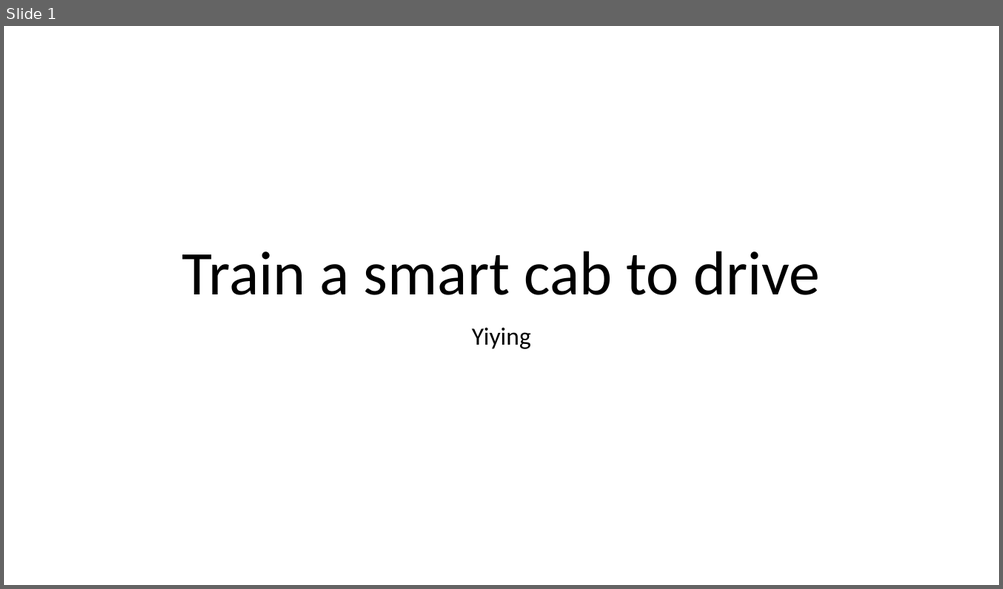
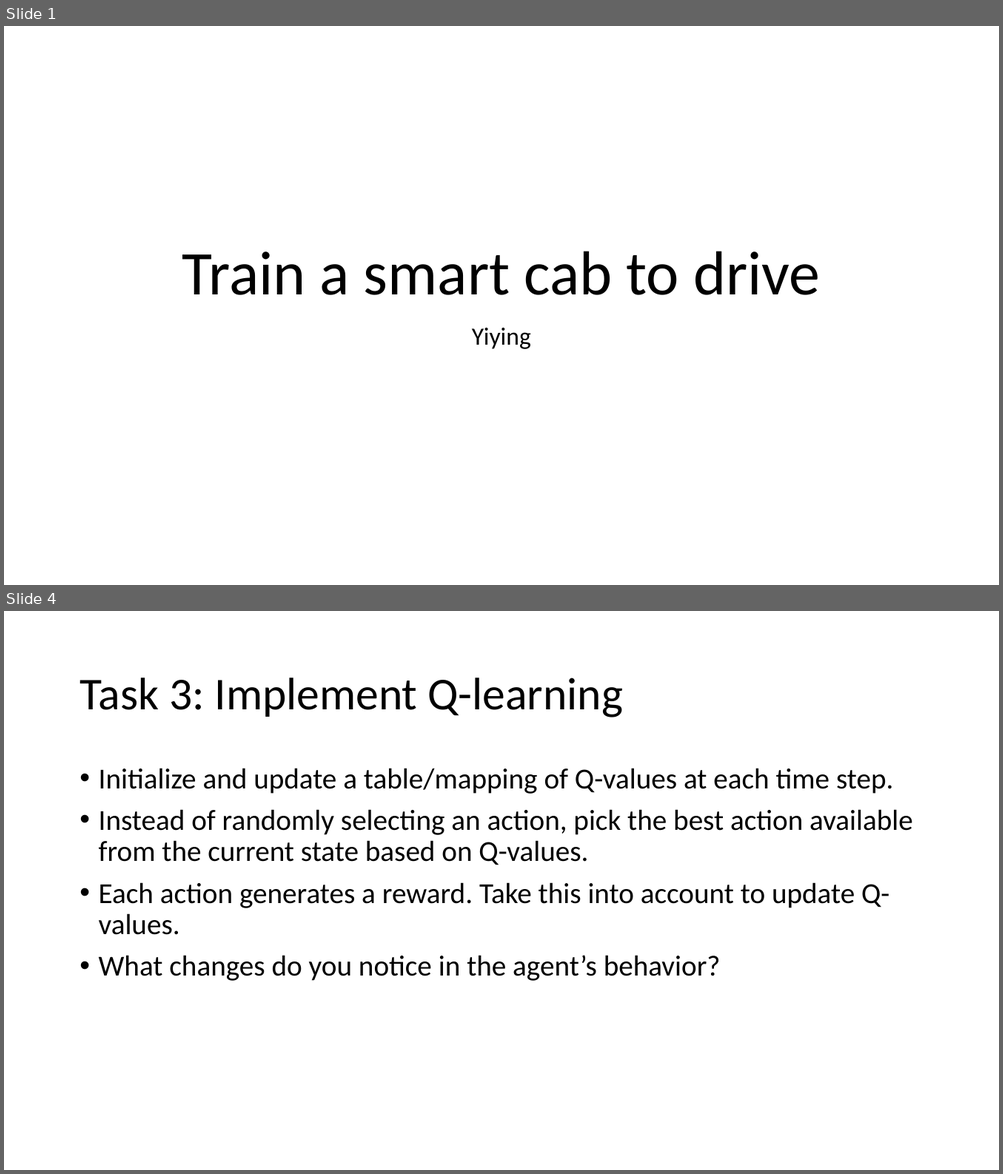
Before and after one commit to YiyingW/Train-a-smart-cab-to-drive, a slide deck: smartcab.pptx. Shown one above the other, each under a label of ours: slide 1 before the commit, slides 1 and 4 after it; the slides between them are not shown. The pictures are 1003x589 and 1003x1174 pixels, drawn with LibreOffice and Linux fonts; fonts in the diff are those of the drawing. Boxes give left, top, right and bottom in pixels: in the first picture for what was removed or moved away, otherwise in the second. Text is boxed around its words. In the diff, an @@ line names an element or a change of style, - is before the commit and + after.

Commit message:
identify states

```diff
--- a/smartcab.pptx
+++ b/smartcab.pptx
@@ slide 4 added at [4, 611, 999, 1170], background #FFFFFF @@
@@ title added at [79, 678, 623, 718], 44 pt, text #000000 @@
+Task 3: Implement Q-learning
@@ text added at [99, 768, 913, 981], 28 pt, text #000000 @@
+• Initialize and update a table/mapping of Q-values at each time step.
+• Instead of randomly selecting an action, pick the best action available from the current state based on Q-values.
+• Each action generates a reward. Take this into account to update Q-values.
+• What changes do you notice in the agent’s behavior?
```
Also in this commit, not shown: 1 slide changed, 2 other slides added, 6 other files.
